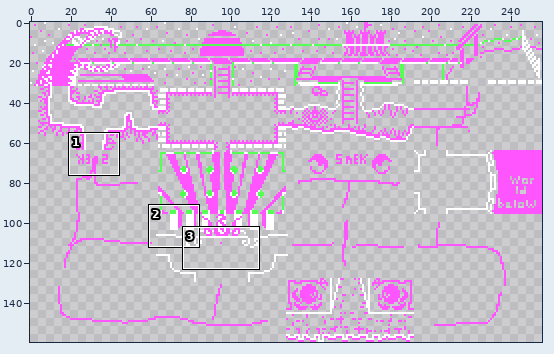
Pixel-art file: map.ase. The picture above shows the old version from afar; the outline marks the close-up.
Close-up. Before the commit:
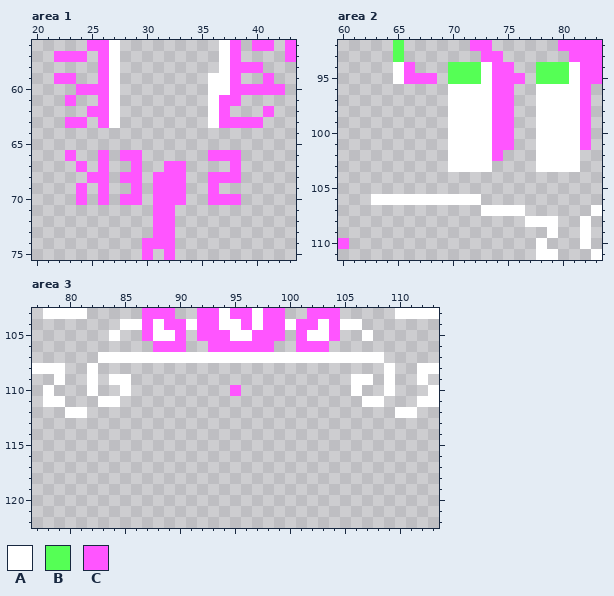
256x160 pixels, 1 frame. Shown: area 1: x 20..43, y 56..75; area 2: x 60..83, y 92..111; area 3: x 77..113, y 103..122. The commit also changed other parts of the picture, which this record leaves out.
Visible layers, top first: "mapCollision" screen, "mapDecoration".
Palette (. is transparent): A #ffffff  B #55ff55  C #ff55ff
Pixels before, area 1, first column x 22:
56 ...CCA.........AC.CC.C
57 CCC.CA.........AC....C
58 ....CA.........ACCC...
59 CC..CA........AAC..C..
60 ..CCCA........AACCCCC.
61 .C..CA........ACC.....
62 ...CCA........AC...C..
63 .CC.CA........ACCCC...
64 ......................
65 ......................
66 .C..C.CC......CCC.....
67 ..C.C..C..CC....C.....
68 ...CC.CC.CCC..CCC.....
69 ..C.C..C.CCC..C.......
70 ..C.C.CC.CCC..CCC.....
71 .........CC...........
72 .........CC...........
73 .........CC...........
74 ........CCC...........
75 ........C.C...........
Pixels before, area 2, first column x 60:
 92 .....B......CC......CCCC
 93 .....B.......CC......CCC
 94 .....AC...BBBACC..BBBACC
 95 .....ACCC.BBBACCC.BBBACC
 96 ..........AAAACC..AAAAC.
 97 ..........AAAACC..AAAAC.
 98 ..........AAAACC..AAAAC.
 99 ..........AAAACC..AAAAC.
100 ..........AAAACC..AAAAC.
101 ..........AAAACC..AAAAC.
102 ..........AAAAC...AAAA..
103 ..........AAAA....AAAA..
104 ........................
105 ........................
106 ...AAAAAAAAAA...........
107 .............AAAA......A
108 .................AAA..A.
109 ...................A..A.
110 C.................A...A.
111 ..................AA...A
Pixels before, area 3, first column x 77:
103 .AAAA.....CCC..CCACCACC..CCC.....AAAA
104 ........AACACCACCAACACCACCACAA.......
105 .......A..CAAC.CCCAACCC.CAAC..A......
106 ...........CCC..CCCCCC..CCC..........
107 ......AAAAAAAAAAAAAAAAAAAAAAAAAA.....
108 AAA..A..........................A..AA
109 ..A..A.AA....................AA.A..A.
110 .A...A..A.........C..........A..A...A
111 .AA...AA......................AA...AA
112 ...AA............................AA..
And afterwards:
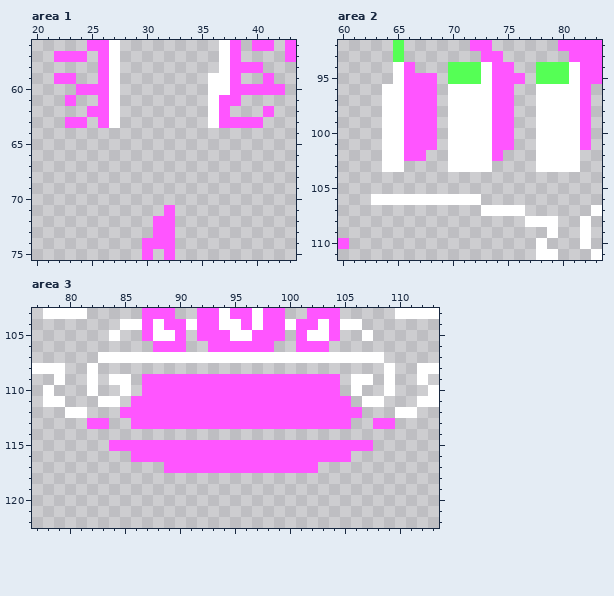
What changed:
Area 1, layer "mapDecoration":
The author cleared colour C in row 66 at x 23, 26, 28 to 29 and 36 to 38; in row 67 at x 24, 26, 29, 32 to 33 and 38; in row 68 at x 25 to 26, 28 to 29, 31 to 33 and 36 to 38; in row 69 at x 24, 26, 29, 31 to 33 and 36; in row 70 at x 24, 26, 28 to 29, 31 to 33 and 36 to 38; in row 71 at x 31.
Area 2, layers "mapCollision", "mapDecoration":
The author put colour A in rows 96 to 103 at x 64 to 65.
The author put colour C in rows 96 to 101 at x 66 to 68; in row 102 at x 66 to 67.
Area 3, layer "mapDecoration":
The author put colour C in row 109 at x 87 to 104; in row 110 at x 87 to 94 and 96 to 104; in row 111 at x 86 to 105; in row 112 at x 85 to 106; in row 113 at x 82 to 83, 86 to 105 and 108 to 109; in row 115 at x 84 to 107.
The author put colour C in row 116 at x 86 to 105; in row 117 at x 89 to 102.
